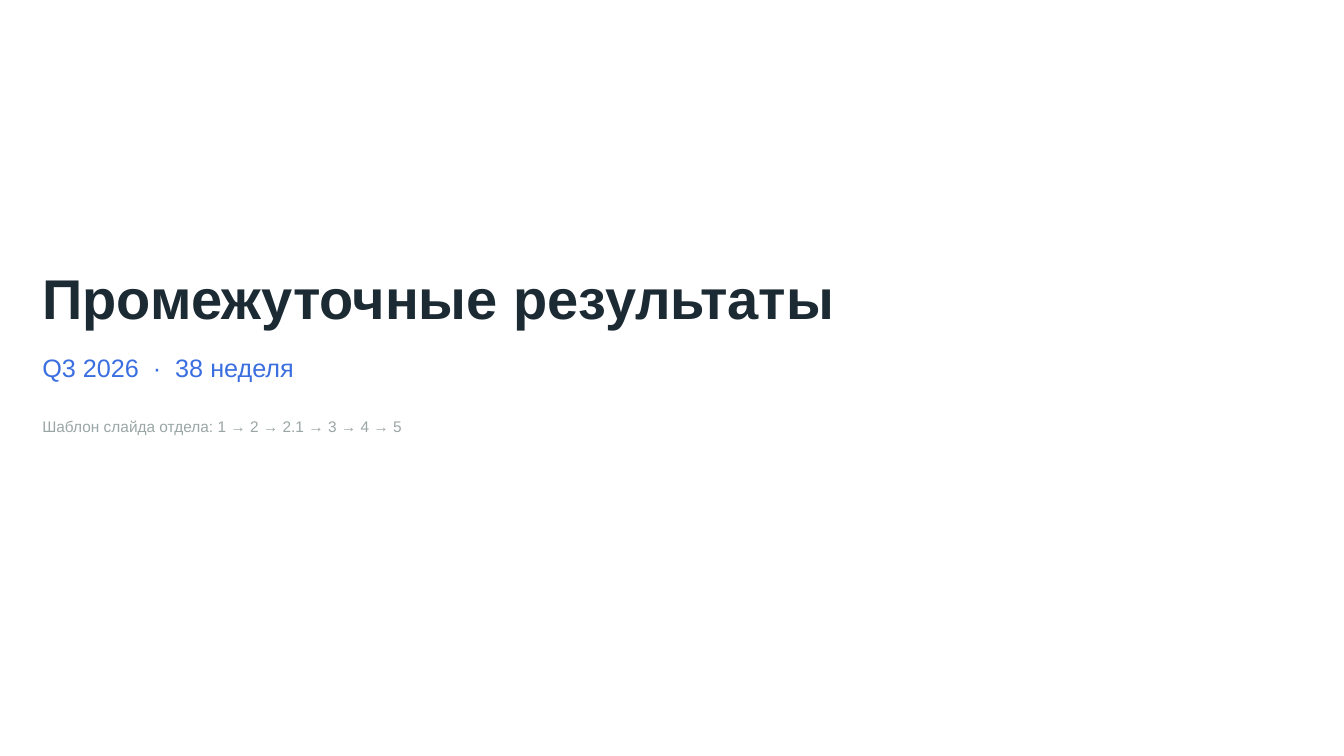
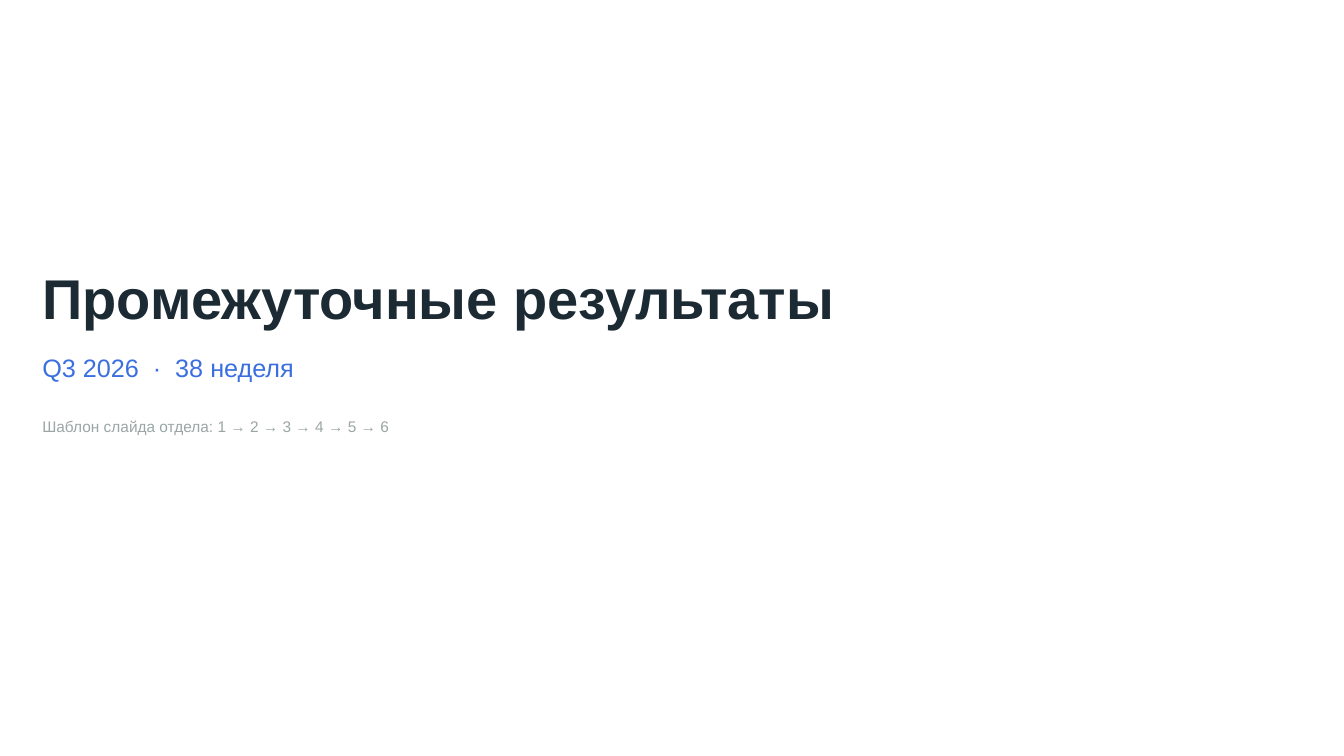
Before and after one commit to kateshel-ppm/ppm-hr-dashboard, a slide deck: slide 1 of presentation/dept-template-slide.pptx. Drawn at 1344x756 pixels with LibreOffice and Linux fonts; fonts in the diff are those of the drawing. Boxes give left, top, right and bottom in pixels: in the first picture for what was removed or moved away, otherwise in the second. Text is boxed around its words. In the diff, an @@ line names an element or a change of style, - is before the commit and + after.

```diff
--- a/presentation/dept-template-slide.pptx
+++ b/presentation/dept-template-slide.pptx
@@ text at (x1=42, y1=420, x2=389, y2=435): text changed @@
-Шаблон слайда отдела: 1 → 2 → 2.1 → 3 → 4 → 5
+Шаблон слайда отдела: 1 → 2 → 3 → 4 → 5 → 6
```
Also in this commit, not shown: 1 other slide changed, 3 other files.
